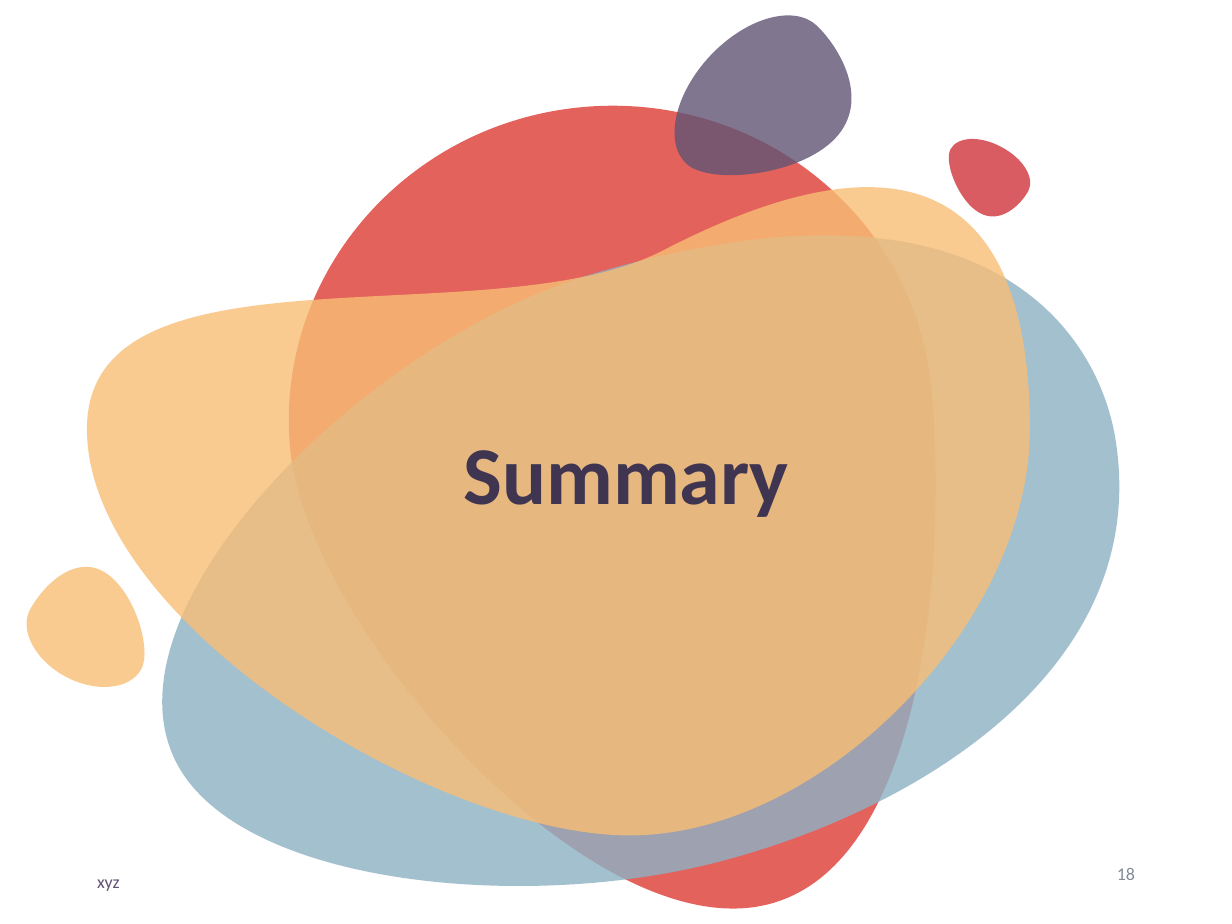
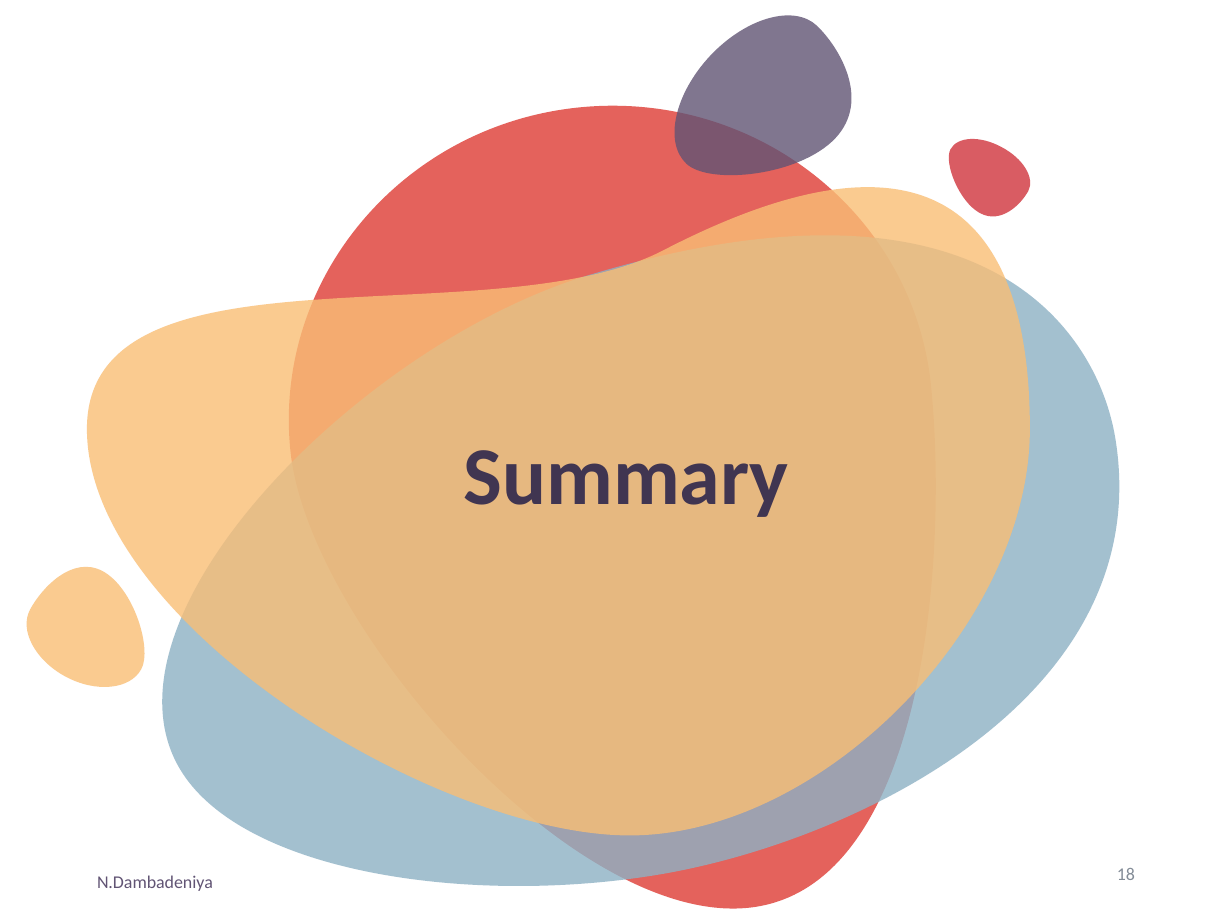
Before and after one commit to NilanthaD/44663-01_WS02_ImplementingUnitTests, a slide deck: slide 19 of Raptors Team PPT.pptx. Drawn at 1232x924 pixels with LibreOffice and Linux fonts; fonts in the diff are those of the drawing. Boxes give left, top, right and bottom in pixels: in the first picture for what was removed or moved away, otherwise in the second. Text is boxed around its words. In the diff, an @@ line names an element or a change of style, - is before the commit and + after.

```diff
--- a/Raptors Team PPT.pptx
+++ b/Raptors Team PPT.pptx
@@ text at box(97, 875, 213, 891): text changed @@
-xyz
+N.Dambadeniya
```
